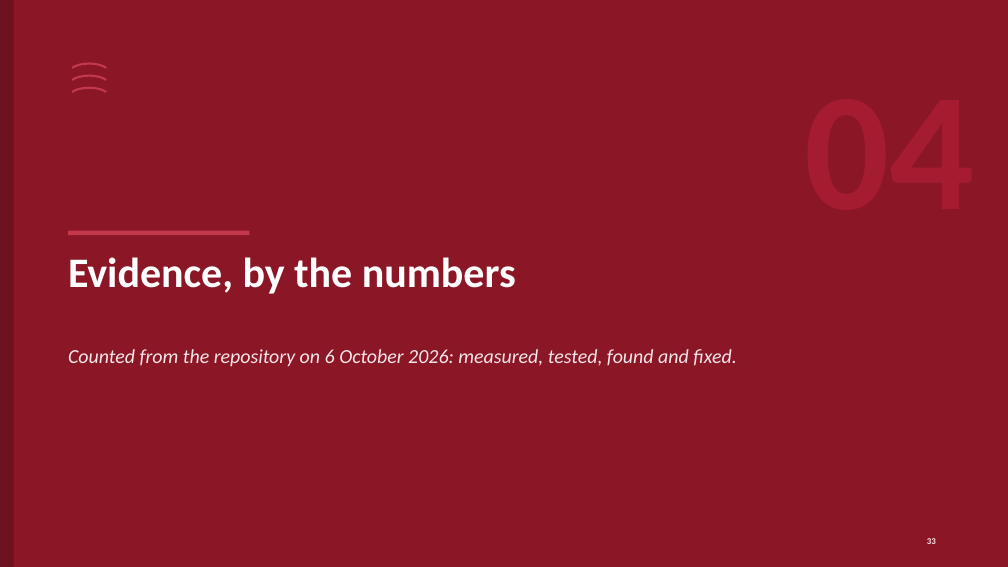
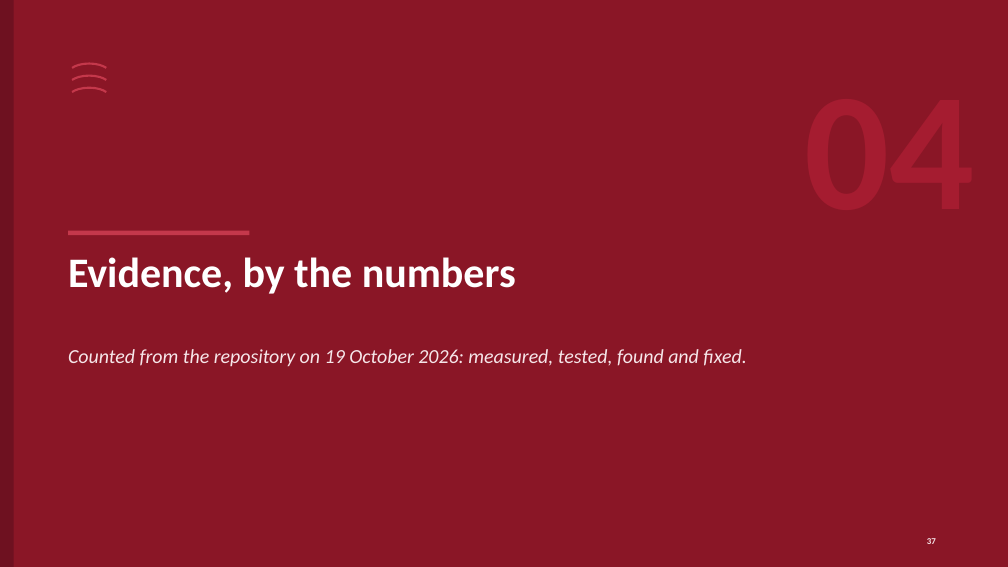
Before and after one commit to ajsinha/drishti, a slide deck: slide 37 of docs/publications/Drishti-Design-and-Evidence.pptx (slide 33 before the commit). Drawn at 1008x567 pixels with LibreOffice and Linux fonts; fonts in the diff are those of the drawing. Boxes give left, top, right and bottom in pixels: in the first picture for what was removed or moved away, otherwise in the second. Text is boxed around its words. In the diff, an @@ line names an element or a change of style, - is before the commit and + after.

```diff
--- a/docs/publications/Drishti-Design-and-Evidence.pptx
+++ b/docs/publications/Drishti-Design-and-Evidence.pptx
@@ text at (68, 349, 746, 367): text changed @@
-Counted from the repository on 6 October 2026: measured, tested, found and fixed.
+Counted from the repository on 19 October 2026: measured, tested, found and fixed.
```
Also in this commit, not shown: 23 other slides changed, 5 slides added, 1 other file.
